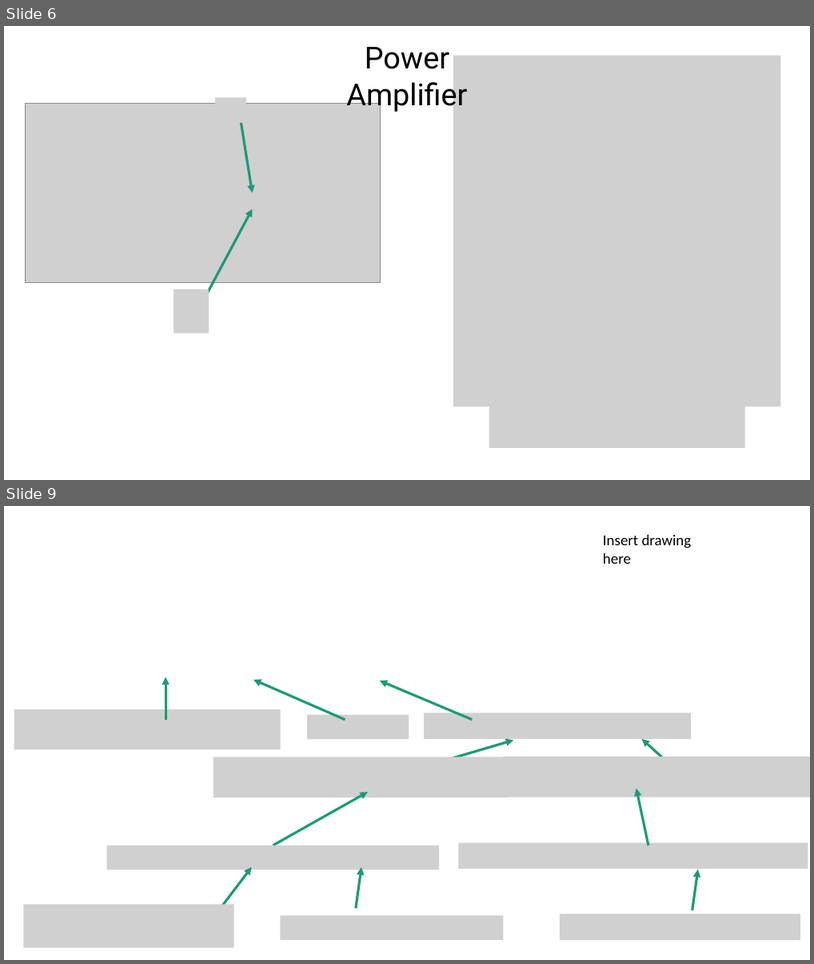
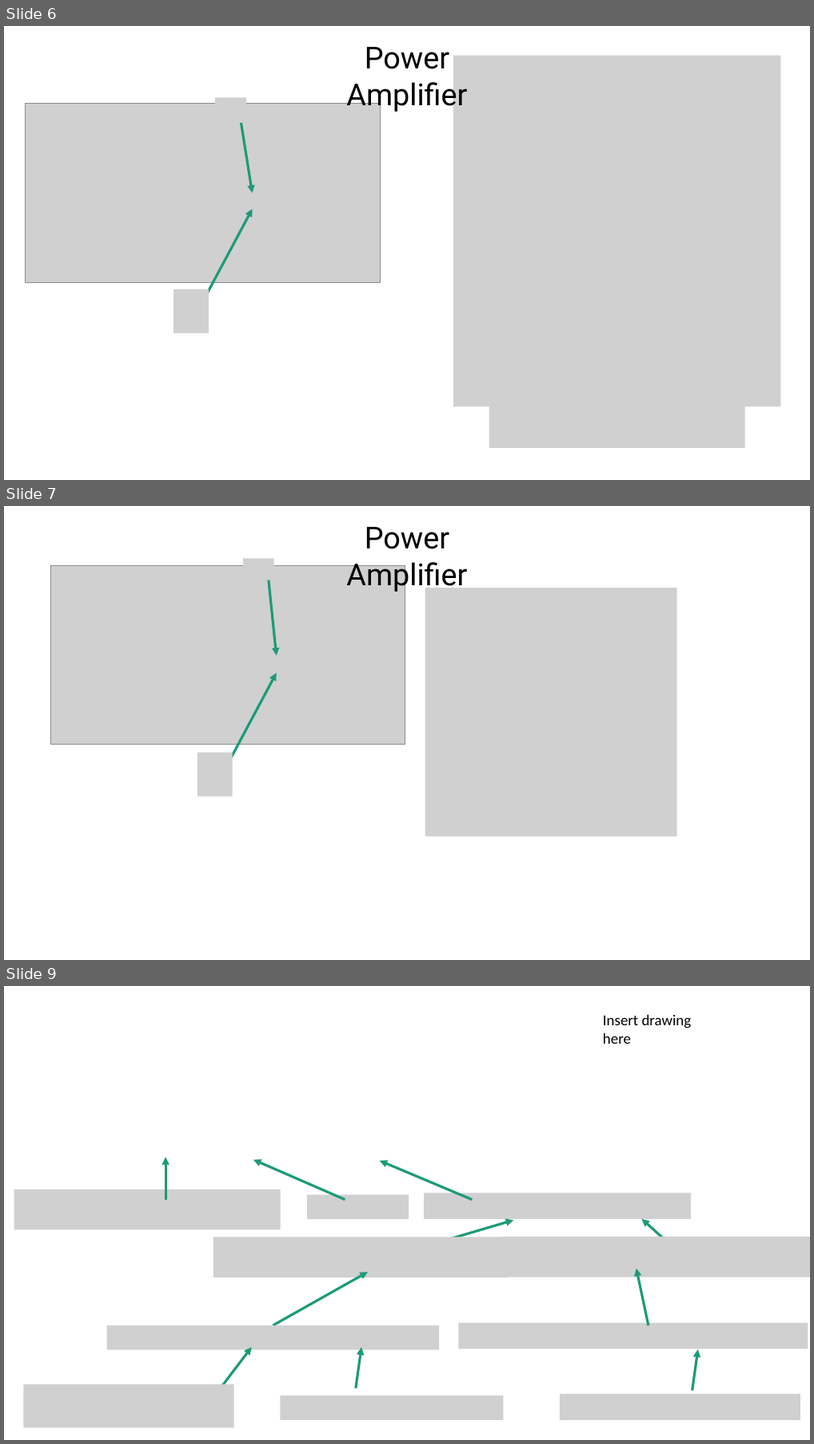
Before and after one commit to FSXAC/ELEC341, a slide deck: docs/report.pptx. Shown one above the other, each under a label of ours: slides 6 and 9 before the commit, slides 6, 7 and 9 after it; the slides between them are not shown. The pictures are 814x964 and 814x1444 pixels, drawn with LibreOffice and Linux fonts; fonts in the diff are those of the drawing; grey boxes stand for pictures. Boxes give left, top, right and bottom in pixels: in the first picture for what was removed or moved away, otherwise in the second. Text is boxed around its words. In the diff, an @@ line names an element or a change of style, - is before the commit and + after.

```diff
--- a/docs/report.pptx
+++ b/docs/report.pptx
@@ slide 7 added at bbox=[4, 506, 810, 960], background #FFFFFF @@
@@ text added at bbox=[346, 527, 467, 593], 36 pt, text #000000 @@
+Power Amplifier
@@ picture added at bbox=[50, 565, 405, 744] @@
@@ picture added at bbox=[243, 559, 274, 601] @@
@@ arrow added from (269, 580) to (277, 656), #1D9A78 3 pt @@
@@ picture added at bbox=[426, 588, 678, 836] @@
@@ arrow added from (227, 765) to (277, 673), #1D9A78 3 pt @@
@@ picture added at bbox=[198, 752, 233, 796] @@
```
Also in this commit, not shown: 3 slides changed, 3 other slides added, 2 slides removed, 5 other files.
